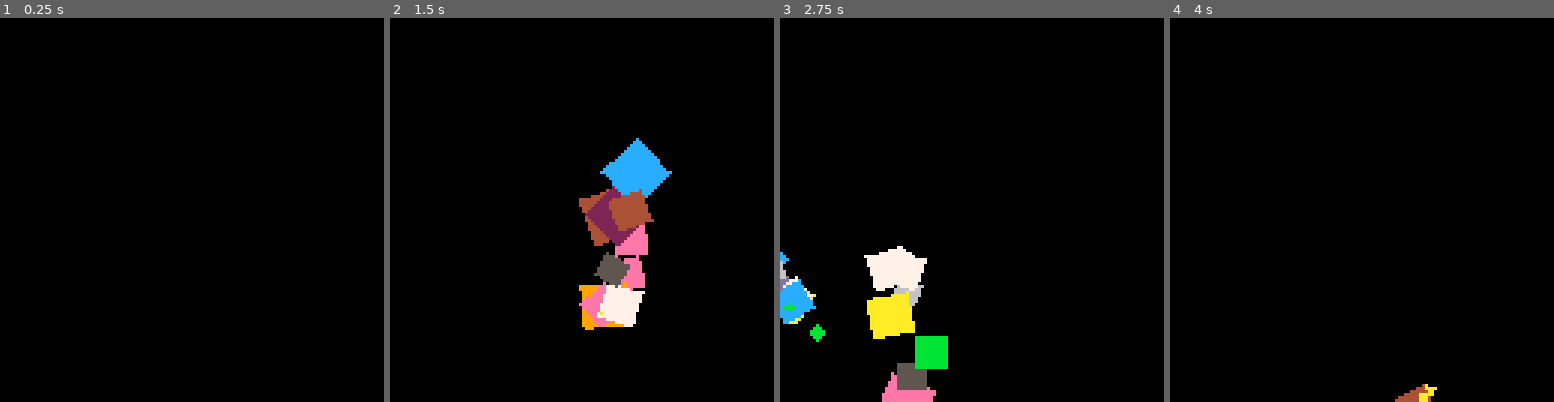
Above: before the commit, frames 1-4 (left to right).
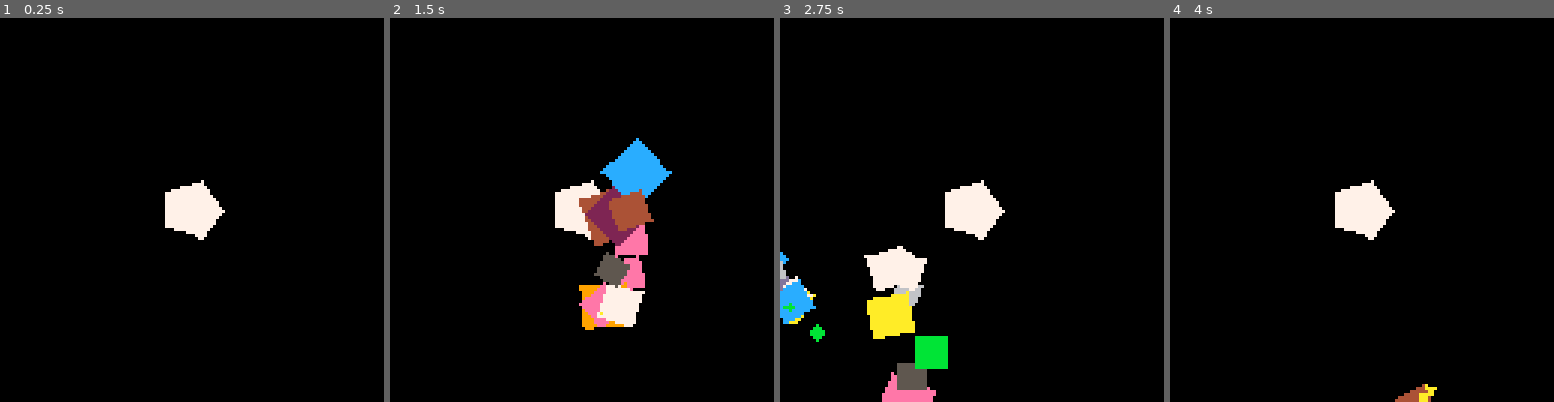
Above: after the commit, the same moments.

Repository: Toofty5/pico8
Game: PICO-8 cartridge shapeshooter.p8
The game is run twice, just before and just after one commit, with the same random seed, the same clock (stepped at 60 frames per second) and the same inputs.
Inputs:
- Up to frame 1 (0.25 s): no input
- Up to frame 2 (1.5 s): tap X (X key) at 1.07 s
- Up to frame 3 (2.75 s): hold Left 1.97-2.37 s; tap X (X key) at 2.07, 2.4, 2.73 s; hold Down from 2.42 s (still down)
- Up to frame 4 (4 s): release Down at 2.82 s; hold Right 2.87-3.53 s; tap X (X key) at 3.07, 3.4, 3.73 s; hold Up from 3.58 s (still down)

The runs differ from the first frame. In frame 1, 1.6% of the frame differs, in the area x 42-59%, y 42-58%; in frame 2, 1.0%; in frame 3, 1.6%; in frame 4, 1.6%.

Commit message:
polyfill

Diff:
--- a/shapeshooter.p8
+++ b/shapeshooter.p8
@@ -19,7 +19,7 @@
 
 function _draw()
 	cls()
-//	test()
+	test()
 
 	for thing in all(things) do
 		local x=thing.x
@@ -127,6 +127,42 @@
 	end
 end
 
+
+function polyfill(x,y,sides,size,r,col)
+	local rot={} //vertex rotations
+	for i=0,sides do
+		add(rot,r+i/sides)
+	end
+
+	verts={} //vertex coords
+	for r in all(rot) do
+		local x1=x+size*cos(r)
+		local y1=y+size*sin(r)
+		local x2=x+size*cos(r+1/sides)
+		local y2=y+size*sin(r+1/sides)
+
+		trifill({x,y,x1,y1,x2,y2},col)
+	end
+
+end
+
+function sqrfill(x,y,size,r,col)
+	local r0=r
+	local r1=r+0.25
+	local r2=r+0.5
+	local r3=r+0.75
+	x1=x+size*cos(r0)
+	y1=y+size*sin(r0)
+	x2=x+size*cos(r1)
+	y2=y+size*sin(r1)
+	x3=x+size*cos(r2)
+	y3=y+size*sin(r2)
+	x4=x+size*cos(r3)
+	y4=y+size*sin(r3)
+
+	trifill({x1,y1,x2,y2,x3,y3},col)
+ trifill({x3,y3,x4,y4,x1,y1},col)
+end
 function sqr(x,y,size,r,col)
 	local r0=r
 	local r1=r+0.25
@@ -146,23 +182,7 @@
 	line(x4,y4,x1,y1,col)
 end
 
-function sqrfill(x,y,size,r,col)
-	local r0=r
-	local r1=r+0.25
-	local r2=r+0.5
-	local r3=r+0.75
-	x1=x+size*cos(r0)
-	y1=y+size*sin(r0)
-	x2=x+size*cos(r1)
-	y2=y+size*sin(r1)
-	x3=x+size*cos(r2)
-	y3=y+size*sin(r2)
-	x4=x+size*cos(r3)
-	y4=y+size*sin(r3)
-
-	trifill({x1,y1,x2,y2,x3,y3},col)
- trifill({x3,y3,x4,y4,x1,y1},col)
-end
+
 -->8
 --trifill
 function trifill(vertices,col)
@@ -238,7 +258,7 @@
 --test
 
 function test()
-trifill(test_tri,8)
+	polyfill(64,64,5,10,0,7)
 end
 __gfx__
 00000000000000000000000000000000000000000000000000000000000000000000000000000000000000000000000000000000000000000000000000000000
